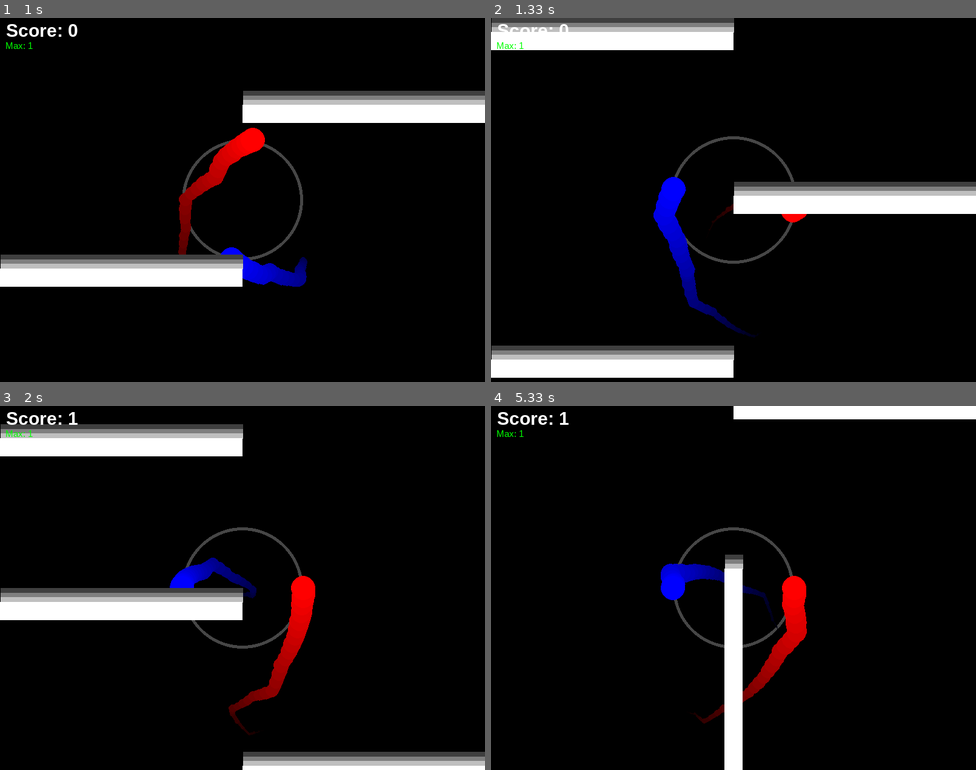
Above: before the commit, frames 1-4 (two rows, left to right).
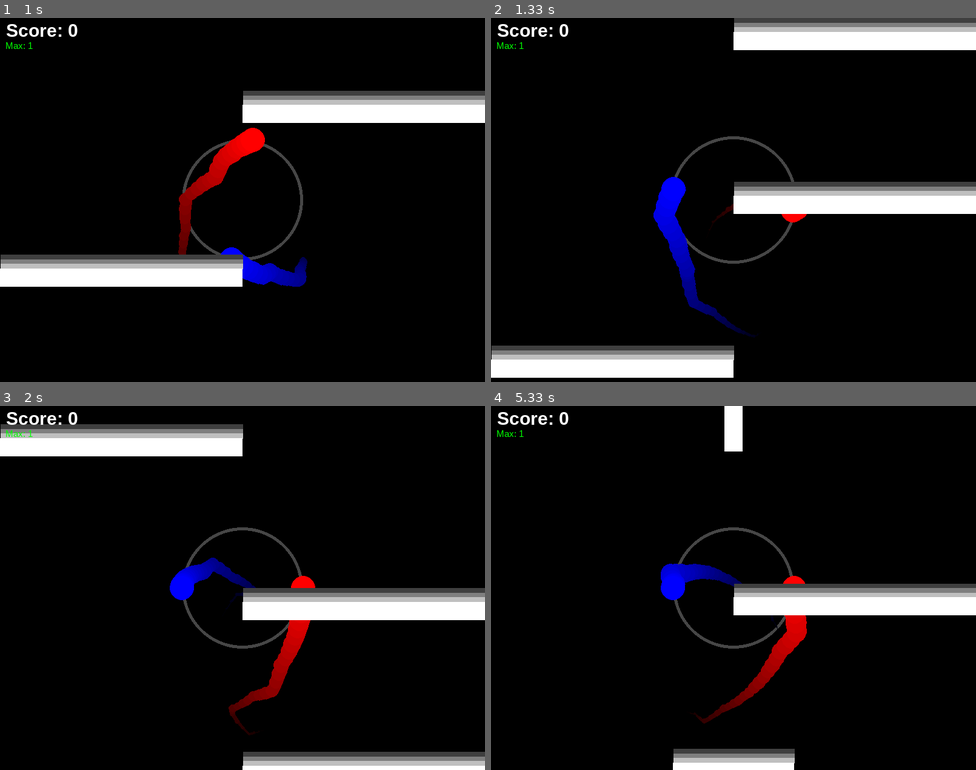
Above: after the commit, the same moments.

Repository: ycarowwww/atividades_backend_ifrn
Game: pygame game, started from 1Ano/JogoFimDeAno/duet.py
Two runs of this game, one before a commit and one after it. Both use one fixed random seed, a clock stepped at 60 frames per second and the inputs below.
Inputs:
- Up to frame 1 (1 s): tap Space at 0.33, 0.73 s; hold D from 0.67 s (still down); tap Shift at 0.82 s
- Up to frame 2 (1.33 s): tap Space at 1.03, 1.23 s; release D at 1.13 s; hold D from 1.17 s (still down)
- Up to frame 3 (2 s): tap Space at 1.53, 1.73 s; release D at 1.63 s; hold A from 1.67 s (still down)
- Up to frame 4 (5.33 s): tap Space at 2.03, 2.3, 2.6, 2.73, 3.03, 3.4, 3.7, 3.9, 4.2, 4.4, 4.7, 4.9, 5.2 s; release A at 2.2 s; hold A 2.23-2.63 s; tap Shift at 2.38, 3.98 s; hold D 2.67-3.3 s; hold A 3.33-3.8 s; hold D 3.83-4.3 s; hold D 4.33-4.8 s; hold A from 4.83 s (still down)

Frame 1 is identical in both runs. In frame 2, 8.7% of the frame differs, in the area x 0-100%, y 0-9%; in frame 3, 8.9%; in frame 4, 9.7%, in the area x 14-100%, y 0-100%.

Commit message:
Novo Obstáculo no Centro
Novo tipo de obstáculo que está centralizado adicionado. Ele obriga o jogador a usar o movimento de se afastar do centro para passá-lo.

Diff:
--- a/1Ano/JogoFimDeAno/duet.py
+++ b/1Ano/JogoFimDeAno/duet.py
@@ -136,7 +136,7 @@
         obstacles_list.pop(0)
 
     if len([rect for rect in obstacles_list if rect.position[1] >= 240]) - len(obstacles_list) >= 0:
-        rnd_num: int = randint(1, 3)
+        rnd_num: int = randint(1, 4)
 
         match rnd_num:
             case 1:
@@ -146,6 +146,8 @@
             case 3:
                 obstacles_list.append(Obstacle([SCREEN_CENTER[0], -SCREEN_CENTER[0]], COLORS["WHITE"], [OBSTACLE_SIZE, SCREEN_SIZE[0]//2]))
                 obstacles_list[-1].hitbox_rect.centerx = SCREEN_CENTER[0]
+            case 4:
+                obstacles_list.append(Obstacle([SCREEN_CENTER[0] - SCREEN_SIZE[0]//8, -OBSTACLE_SIZE - 50], COLORS["WHITE"], [SCREEN_SIZE[0]//4, OBSTACLE_SIZE]))
 
         punctuation += 1
         max_score = max(max_score, punctuation)
